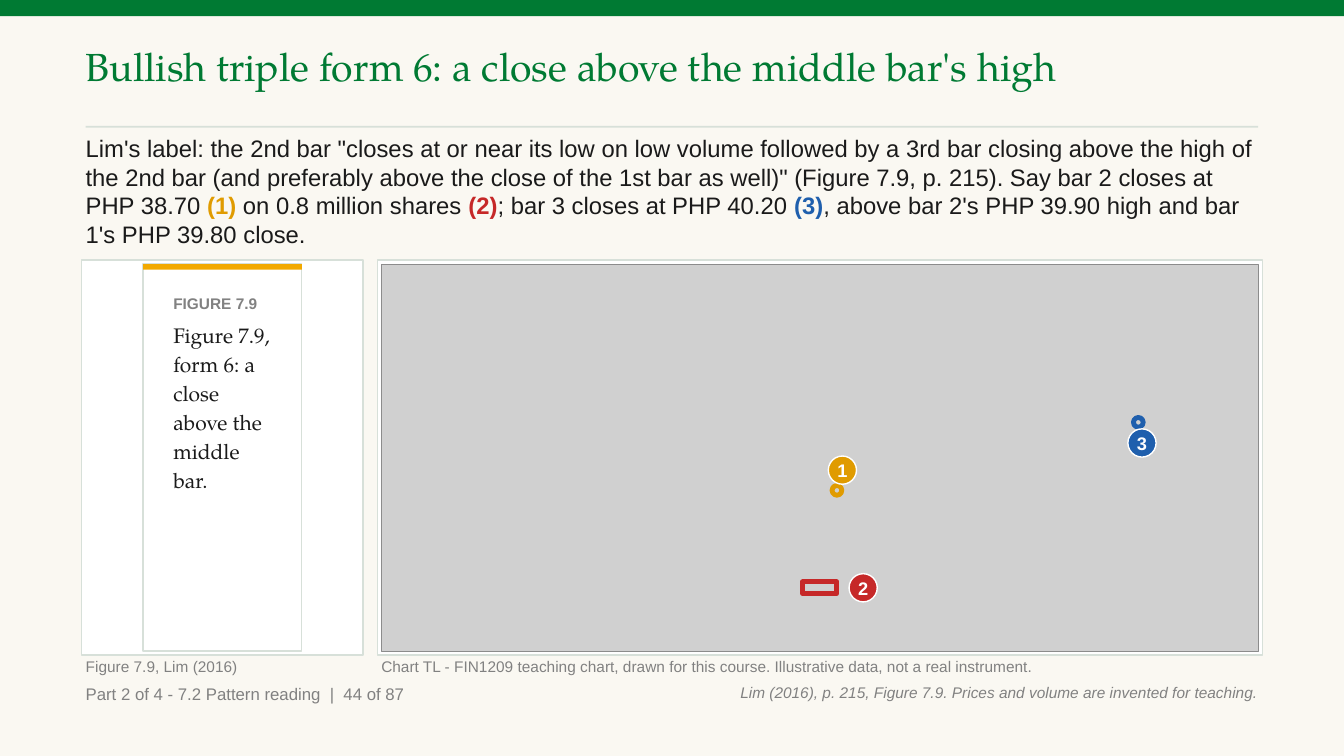
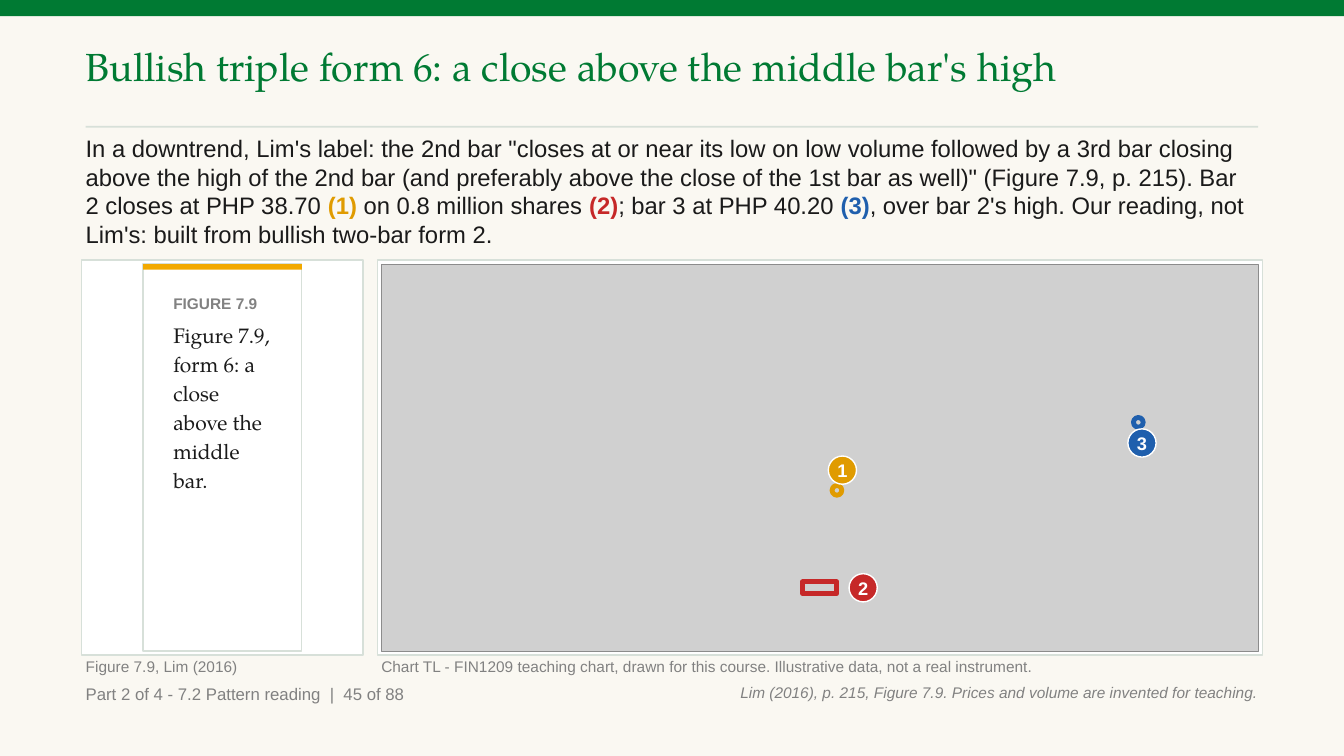
Before and after one commit to benjiesotelo-sudo/Telos_FIN1209, a slide deck: slide 91 of chapter-07/FIN1209-Chapter-07.pptx (slide 90 before the commit). Drawn at 1344x756 pixels with LibreOffice and Linux fonts; fonts in the diff are those of the drawing; grey boxes stand for pictures. Boxes give left, top, right and bottom in pixels: in the first picture for what was removed or moved away, otherwise in the second. Text is boxed around its words. In the diff, an @@ line names an element or a change of style, - is before the commit and + after.

```diff
--- a/chapter-07/FIN1209-Chapter-07.pptx
+++ b/chapter-07/FIN1209-Chapter-07.pptx
@@ text at <box>86,139,1244,244</box>: text changed @@
-Lim's label: the 2nd bar "closes at or near its low on low volume followed by a 3rd bar closing above the high of the 2nd bar (and preferably above the close of the 1st bar as well)" (Figure 7.9, p. 215). Say bar 2 closes at PHP 38.70 (1) on 0.8 million shares (2); bar 3 closes at PHP 40.20 (3), above bar 2's PHP 39.90 high and bar 1's PHP 39.80 close.
+In a downtrend, Lim's label: the 2nd bar "closes at or near its low on low volume followed by a 3rd bar closing above the high of the 2nd bar (and preferably above the close of the 1st bar as well)" (Figure 7.9, p. 215). Bar 2 closes at PHP 38.70 (1) on 0.8 million shares (2); bar 3 at PHP 40.20 (3), over bar 2's high. Our reading, not Lim's: built from bullish two-bar form 2.
@@ text at <box>86,688,404,704</box>: text changed @@
-Part 2 of 4 - 7.2 Pattern reading | 44 of 87
+Part 2 of 4 - 7.2 Pattern reading | 45 of 88
```
Also in this commit, not shown: 86 other slides changed, 1 slide added, 2 other files.
